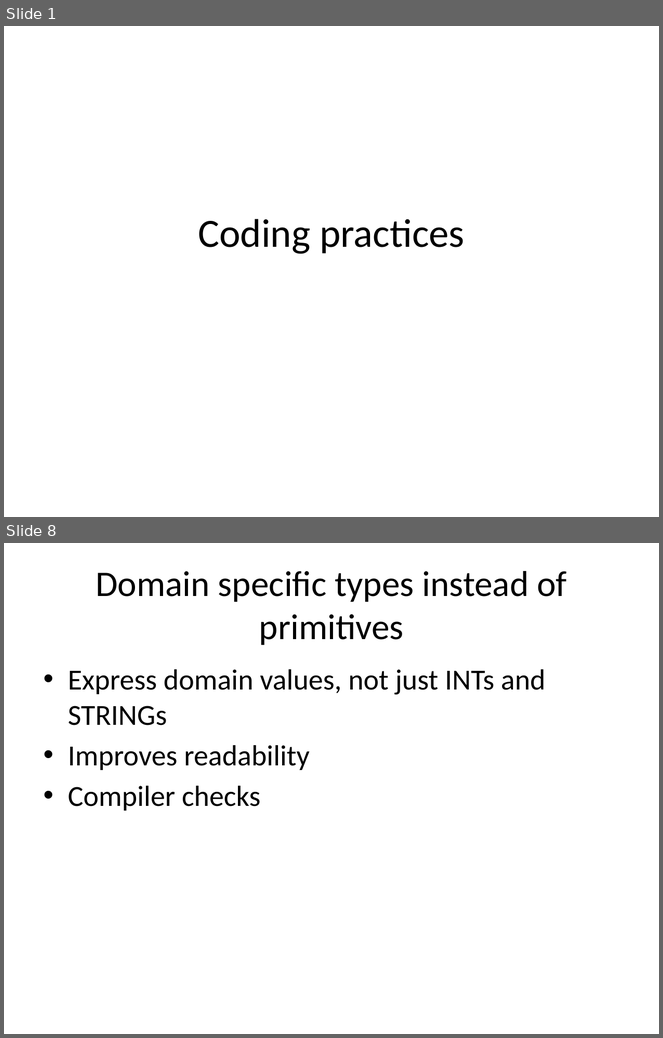
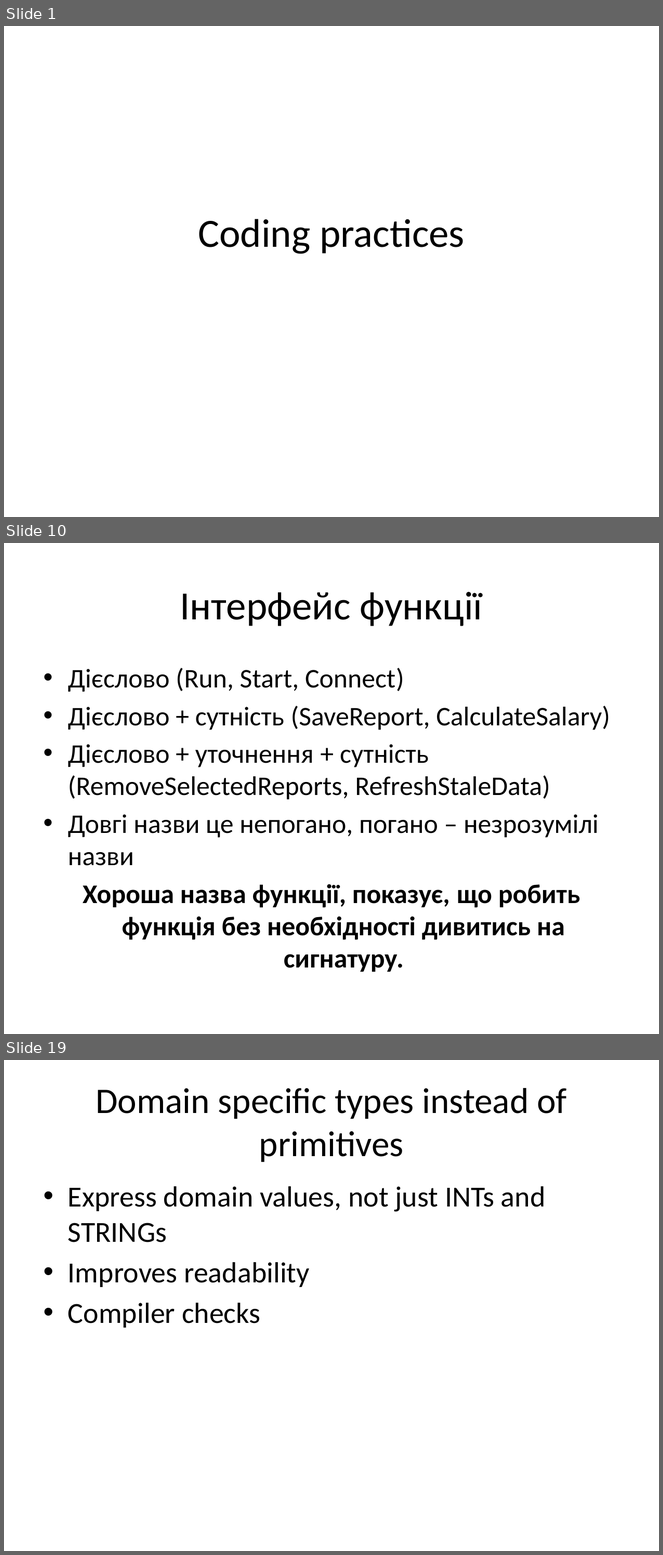
Before and after one commit to siryc/TORT, a slide deck: 1 Coding Practices/1 Coding practices Final.pptx. Shown one above the other, each under a label of ours: slides 1 and 8 before the commit, slides 1, 10 and 19 after it; the slides between them are not shown. The pictures are 663x1038 and 663x1555 pixels, drawn with LibreOffice and Linux fonts; fonts in the diff are those of the drawing. Boxes give left, top, right and bottom in pixels: in the first picture for what was removed or moved away, otherwise in the second. Text is boxed around its words. In the diff, an @@ line names an element or a change of style, - is before the commit and + after.

```diff
--- a/1 Coding Practices/1 Coding practices Final.pptx
+++ b/1 Coding Practices/1 Coding practices Final.pptx
@@ slide 10 added at (4,543,659,1034), background #FFFFFF @@
@@ title added at (180,592,482,626), 44 pt, text #000000 @@
+Інтерфейс функції
@@ text added at (68,668,610,972), 29.6 pt, text #000000 @@
+• Дієслово (Run, Start, Connect)
+• Дієслово + сутність (SaveReport, CalculateSalary)
+• Дієслово + уточнення + сутність (RemoveSelectedReports, RefreshStaleData)
+• Довгі назви це непогано, погано – незрозумілі назви
+Хороша назва функції, показує, що робить функція без необхідності дивитись на сигнатуру.
@@ what was slide 8 is now slide 19 @@
```
Also in this commit, not shown: 11 slides changed, 15 other slides added, 4 slides removed.
